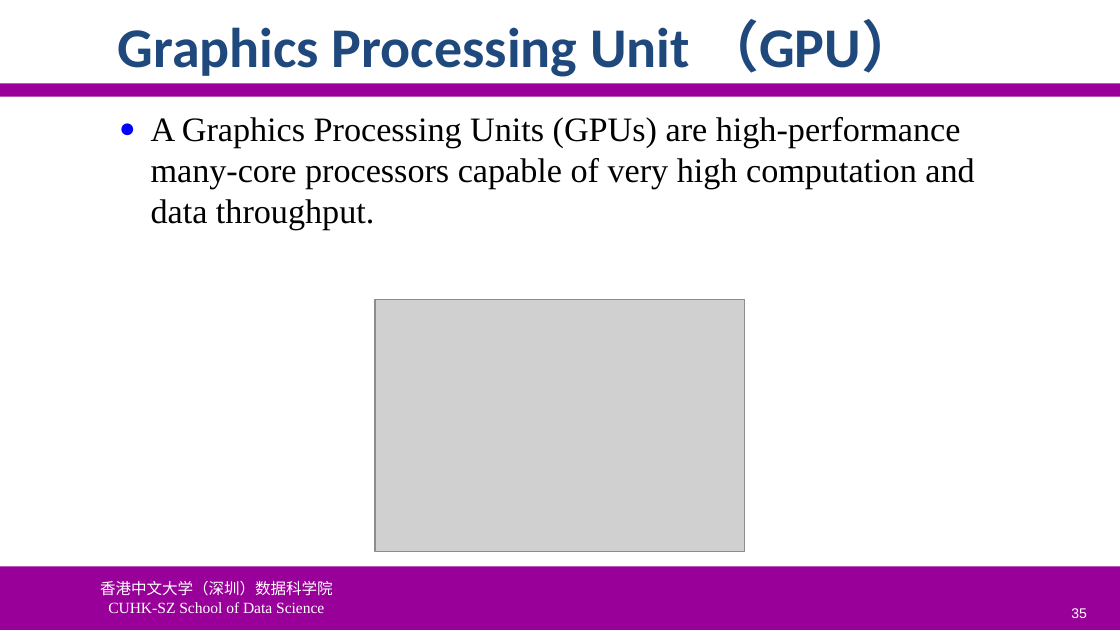
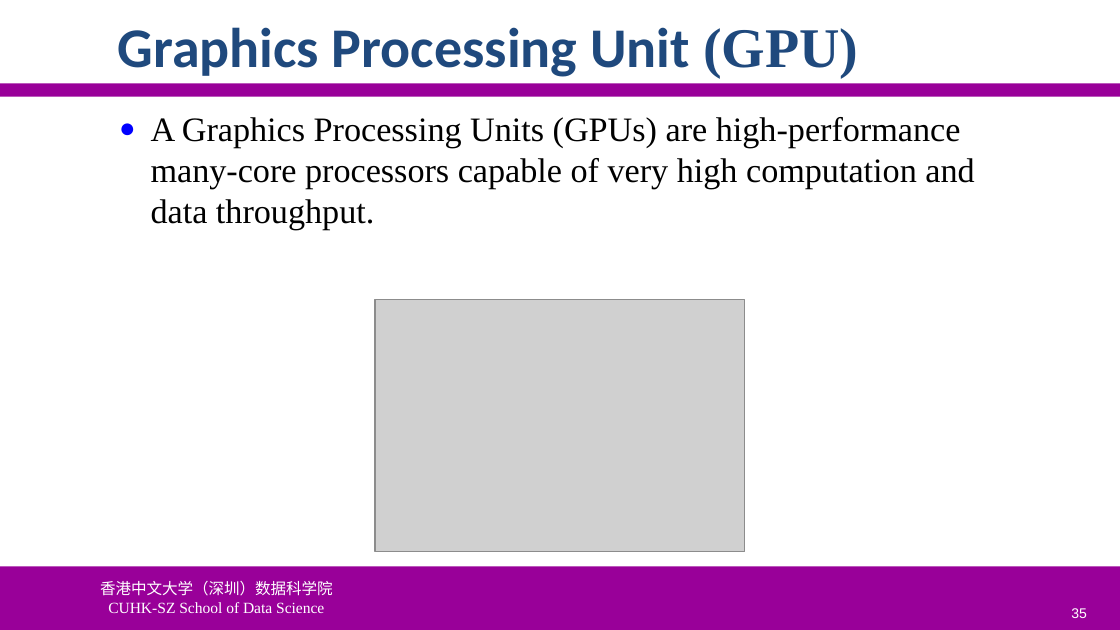
Before and after one commit to ychung1103/ychung1103.github.io, a slide deck: slide 35 of Slides/CSC6103/VT-01 Virtualization Introduction.pptx. Drawn at 1120x630 pixels with LibreOffice and Linux fonts; fonts in the diff are those of the drawing; grey boxes stand for pictures; background and template pictures are left out. Boxes give left, top, right and bottom in pixels: in the first picture for what was removed or moved away, otherwise in the second. Text is boxed around its words. In the diff, an @@ line names an element or a change of style, - is before the commit and + after.

```diff
--- a/Slides/CSC6103/VT-01 Virtualization Introduction.pptx
+++ b/Slides/CSC6103/VT-01 Virtualization Introduction.pptx
@@ title at (118, 27, 858, 78): text changed @@
-Graphics Processing Unit （GPU）
+Graphics Processing Unit (GPU)
```
Also in this commit, not shown: 8 other slides changed, 1 other file.
